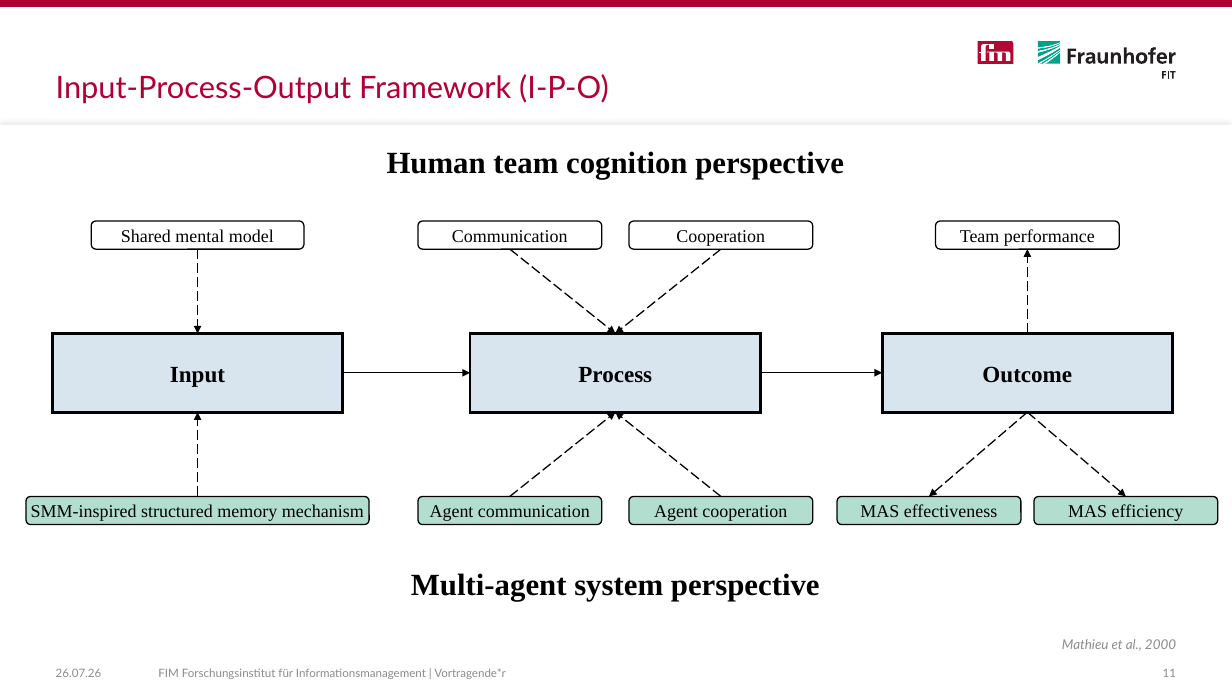
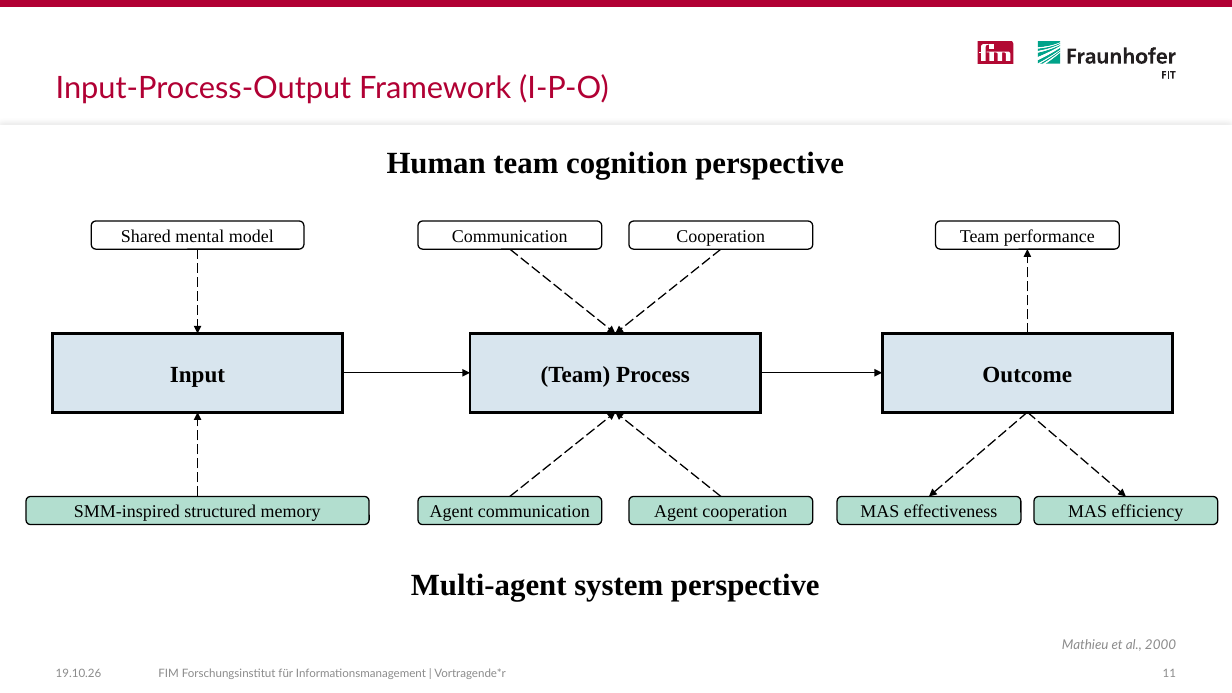
Before and after one commit to LeoH04/bachelor_thesis, a slide deck: slide 11 of 03_report/presentation/BA_Hegemann.pptx. Drawn at 1232x693 pixels with LibreOffice and Linux fonts; fonts in the diff are those of the drawing. Boxes give left, top, right and bottom in pixels: in the first picture for what was removed or moved away, otherwise in the second. Text is boxed around its words. In the diff, an @@ line names an element or a change of style, - is before the commit and + after.

```diff
--- a/03_report/presentation/BA_Hegemann.pptx
+++ b/03_report/presentation/BA_Hegemann.pptx
@@ text in rectangle at (541,366,690,387): text changed @@
-Process
+(Team) Process
@@ text in rounded rectangle at (74,504,321,521): text changed @@
-SMM-inspired structured memory mechanism
+SMM-inspired structured memory
@@ text at (56,669,102,677): text changed @@
-26.07.26
+19.10.26
```
Also in this commit, not shown: 19 other slides changed, 1 slide added, 31 other files.
